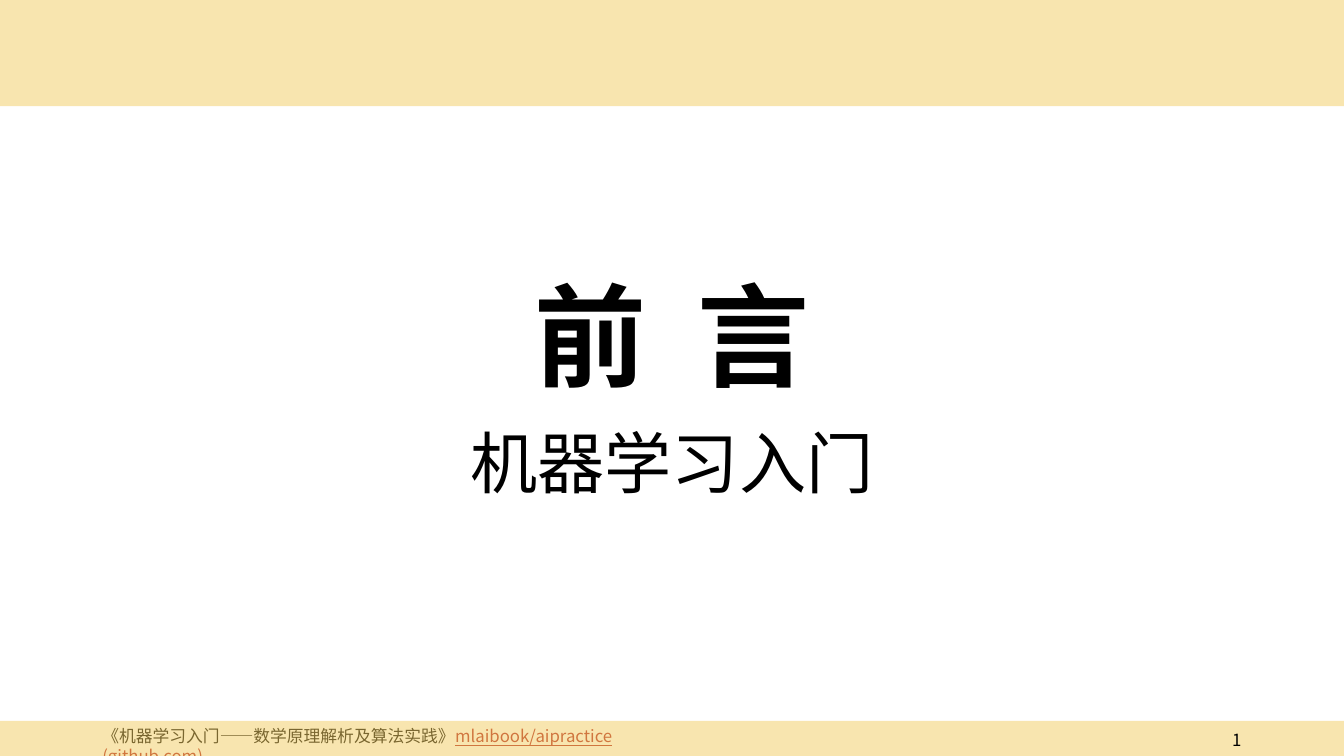
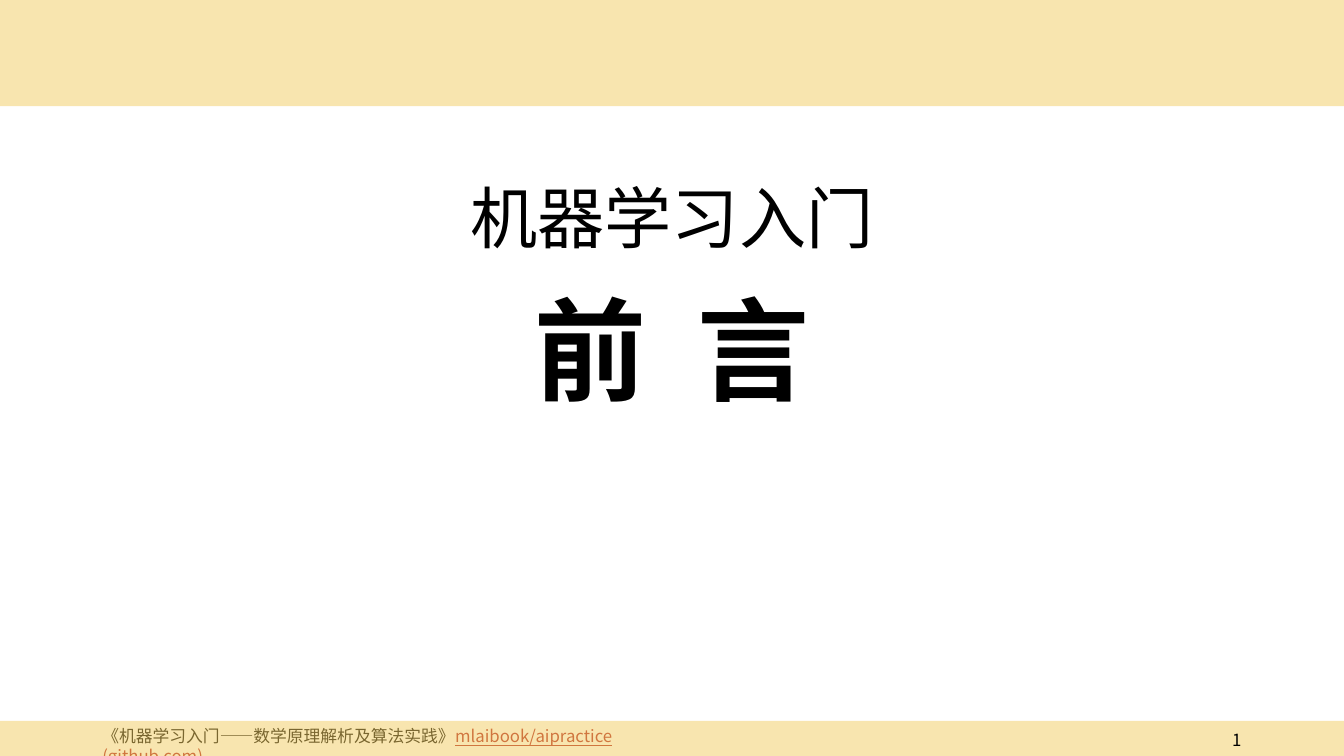
Before and after one commit to mlaibook/mlaibook.github.io, a slide deck: slide 1 of assets/slides/ch0-introduction.pptx. Drawn at 1344x756 pixels with LibreOffice and Linux fonts; fonts in the diff are those of the drawing. Boxes give left, top, right and bottom in pixels: in the first picture for what was removed or moved away, otherwise in the second. Text is boxed around its words. In the diff, an @@ line names an element or a change of style, - is before the commit and + after.

Commit message:
Slide for ch4

```diff
--- a/assets/slides/ch0-introduction.pptx
+++ b/assets/slides/ch0-introduction.pptx
@@ subtitle "机器学习入门": place and size @@
-subtitle "机器学习入门" at [470, 431, 873, 494]
+subtitle "机器学习入门" at [470, 186, 873, 249]
@@ subtitle "机器学习入门" at [470, 186, 873, 249]: vertical alignment top to bottom @@
@@ title "前 言": place and size @@
-title "前 言" at [534, 282, 809, 388]
+title "前 言" at [534, 296, 809, 402]
@@ title "前 言" at [534, 296, 809, 402]: vertical alignment bottom to top @@
```
Also in this commit, not shown: 5 other files.
